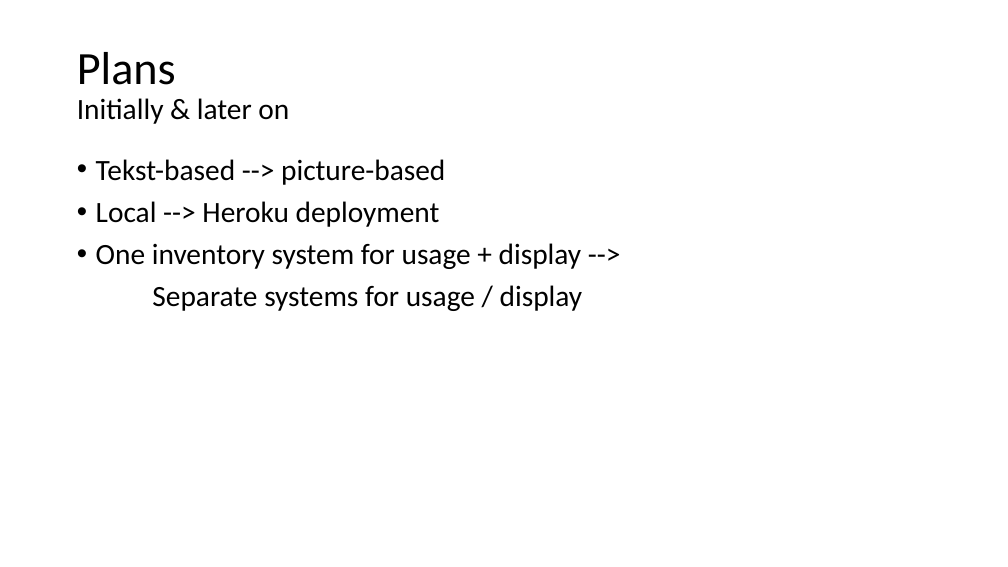
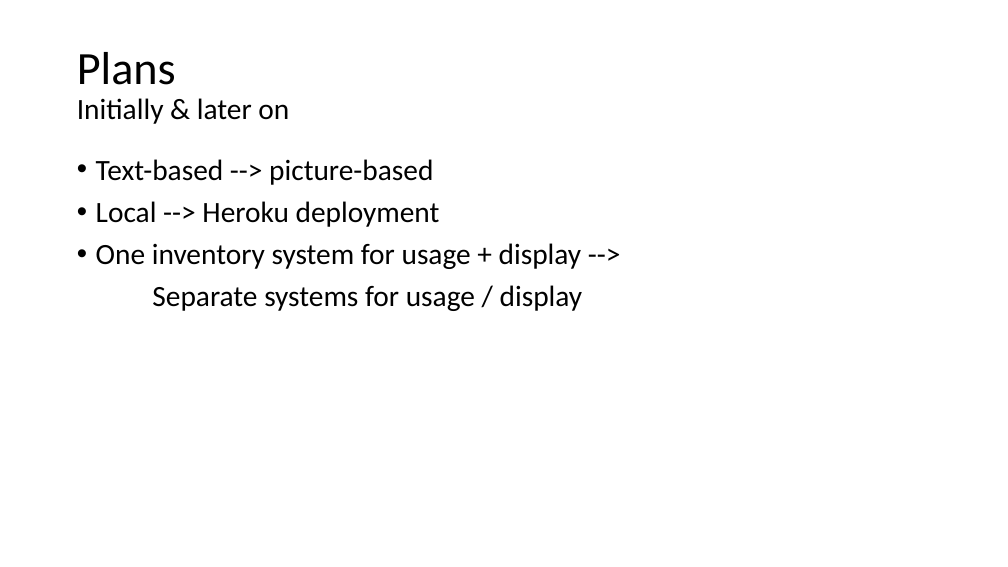
Before and after one commit to FloorWieringa/Individueel-Project-Sogyo, a slide deck: slide 2 of Sogyo IP.pptx. Drawn at 1008x567 pixels with LibreOffice and Linux fonts; fonts in the diff are those of the drawing. Boxes give left, top, right and bottom in pixels: in the first picture for what was removed or moved away, otherwise in the second. Text is boxed around its words. In the diff, an @@ line names an element or a change of style, - is before the commit and + after.

```diff
--- a/Sogyo IP.pptx
+++ b/Sogyo IP.pptx
@@ text at [96, 159, 433, 185]: text changed @@
-• Tekst-based --> picture-based
+• Text-based --> picture-based
```
Also in this commit, not shown: 2 other slides changed, 2 slides added, 1 slide removed, 2 other files.
